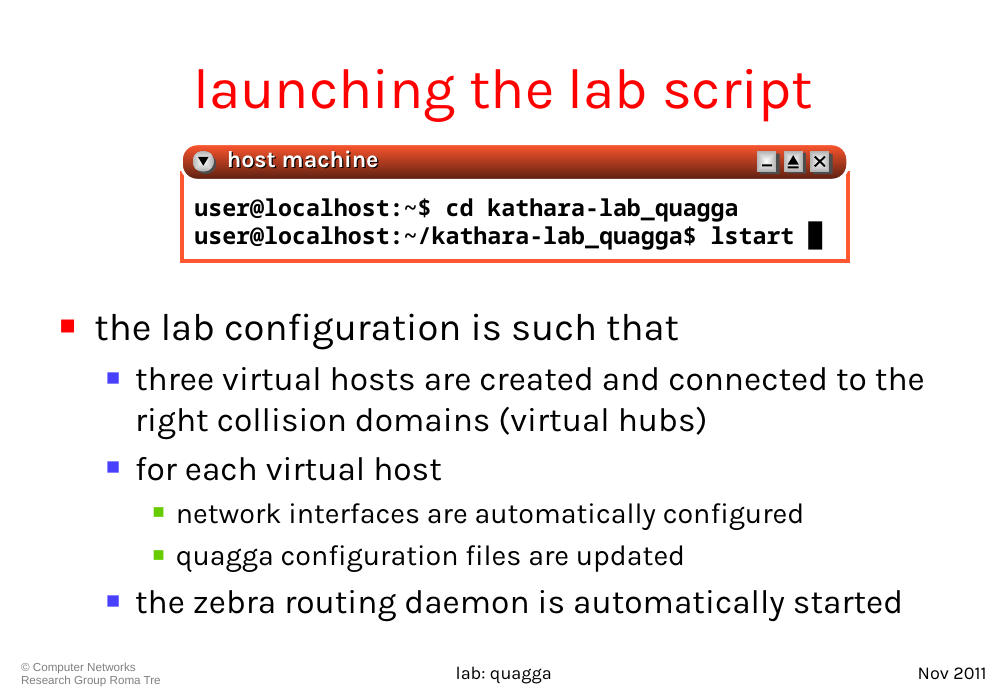
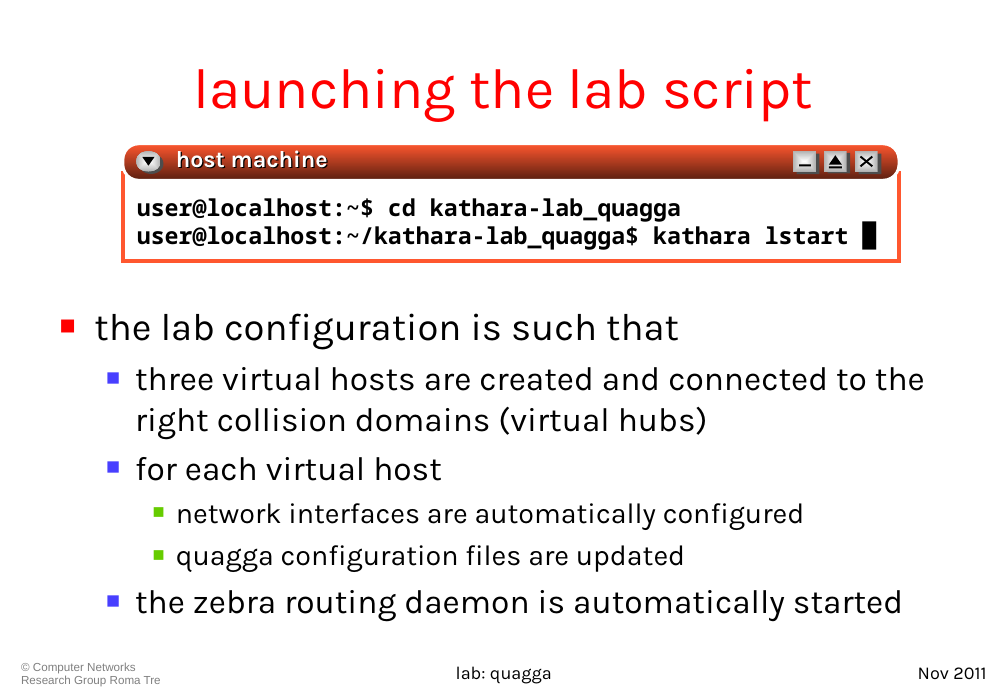
Before and after one commit to KatharaFramework/Kathara-Labs, a slide deck: slide 14 of Basic Topics/Quagga Introduction/002-kathara-lab_quagga.ppt. Drawn at 1008x698 pixels with LibreOffice and Linux fonts; fonts in the diff are those of the drawing. Boxes give left, top, right and bottom in pixels: in the first picture for what was removed or moved away, otherwise in the second. Text is boxed around its words. In the diff, an @@ line names an element or a change of style, - is before the commit and + after.

```diff
--- a/Basic Topics/Quagga Introduction/002-kathara-lab_quagga.ppt
+++ b/Basic Topics/Quagga Introduction/002-kathara-lab_quagga.ppt
@@ rounded rectangle: place and size @@
-rounded rectangle at (181,144,847,180)
+rounded rectangle at (123,144,898,180)
@@ text "host machine": place and size @@
-text "host machine" at (227,150,379,172)
+text "host machine" at (176,150,328,172)
@@ rectangle: place and size @@
-rectangle at (181,173,847,261)
+rectangle at (124,173,899,261)
@@ 2 ellipses, 1 triangle: place and size @@
-2 ellipses, 1 triangle at (192,151,217,174)
+2 ellipses, 1 triangle at (136,151,163,174)
@@ rectangle: place and size @@
-rectangle at (757,152,776,172)
+rectangle at (793,152,816,172)
@@ rectangle: place and size @@
-rectangle at (760,153,779,174)
+rectangle at (796,153,818,174)
@@ line moved from (762, 166) - (772, 166) to (799, 166) - (811, 166) @@
@@ 2 rectangles, 1 triangle, 1 line: place and size @@
-2 rectangles, 1 triangle, 1 line at (783,151,806,173)
+2 rectangles, 1 triangle, 1 line at (824,151,850,173)
@@ rectangle: place and size @@
-rectangle at (813,153,832,174)
+rectangle at (858,153,881,174)
@@ 2 lines, 1 rectangle: place and size @@
-2 lines, 1 rectangle at (810,152,829,172)
+2 lines, 1 rectangle at (855,152,877,172)
@@ text "user@localhost:~$ cd kathara-lab_quagga": place and size @@
-text "user@localhost:~$ cd kathara-lab_quagga" at (194,198,795,250)
+text "user@localhost:~$ cd kathara-lab_quagga" at (137,198,849,250)
@@ text at (137,226,849,250): text changed @@
-user@localhost:~/kathara-lab_quagga$ lstart █
+user@localhost:~/kathara-lab_quagga$ kathara lstart █
```
Also in this commit, not shown: 2 other files.
